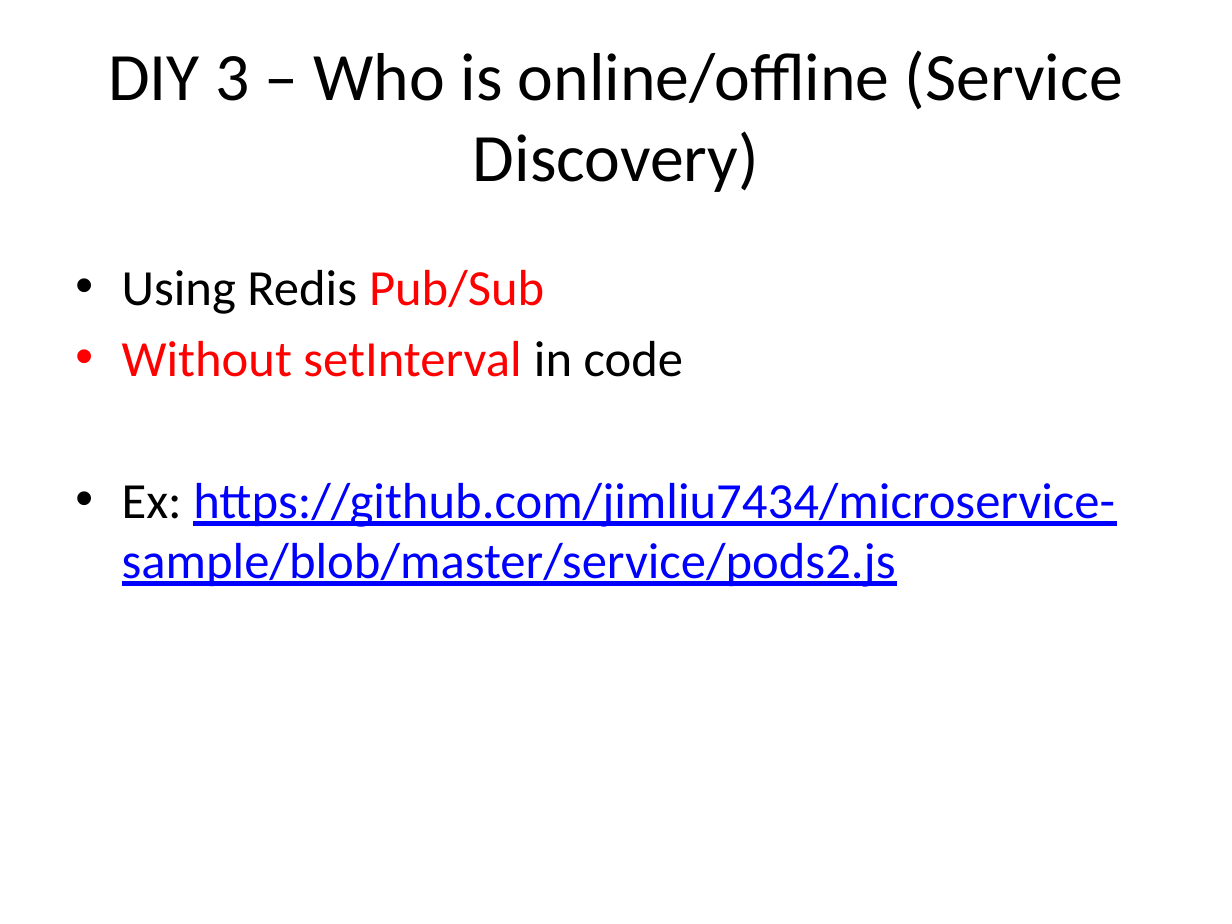
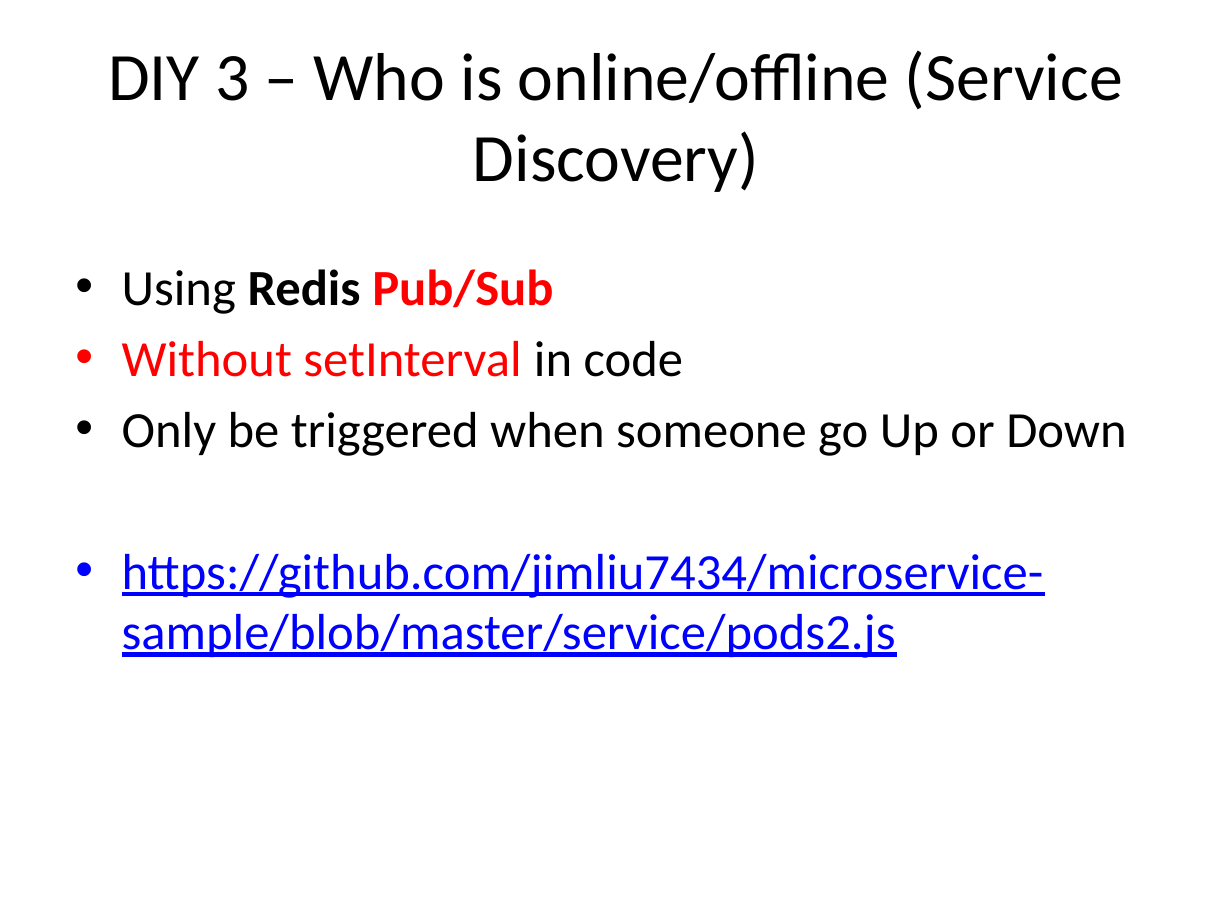
Before and after one commit to jimliu7434/microservice-sample, a slide deck: slide 19 of Microservice.pptx (slide 17 before the commit). Drawn at 1232x924 pixels with LibreOffice and Linux fonts; fonts in the diff are those of the drawing. Boxes give left, top, right and bottom in pixels: in the first picture for what was removed or moved away, otherwise in the second. Text is boxed around its words. In the diff, an @@ line names an element or a change of style, - is before the commit and + after.

Commit message:
update pptx

```diff
--- a/Microservice.pptx
+++ b/Microservice.pptx
@@ text at <box>122,269,553,314</box>: bold on in "Redis Pub/Sub" @@
@@ text at <box>122,412,1126,658</box>: text changed @@
-• Ex: https://github.com/jimliu7434/microservice-sample/blob/master/service/pods2.js
+• Only be triggered when someone go Up or Down
+• https://github.com/jimliu7434/microservice-sample/blob/master/service/pods2.js
```
Also in this commit, not shown: 2 other slides changed, 2 slides added.
